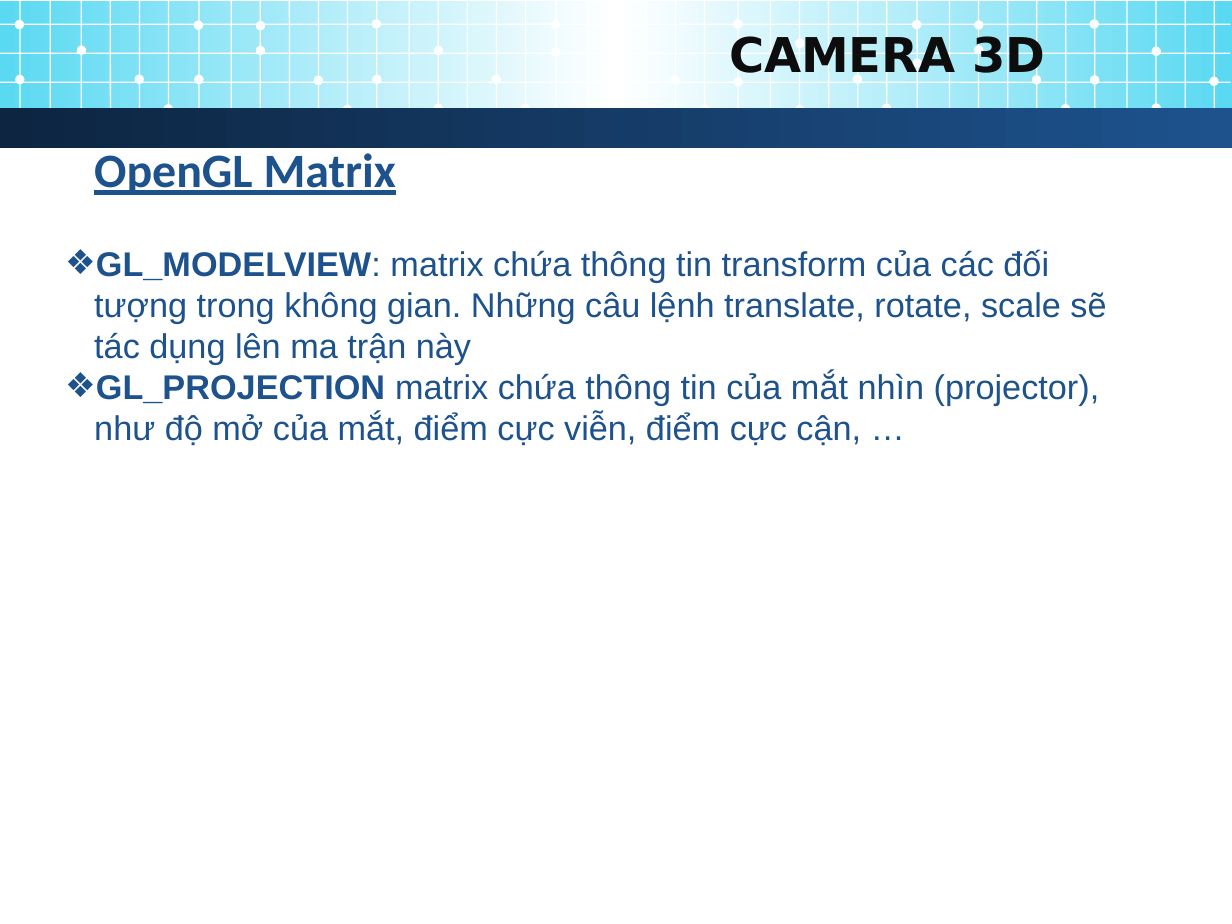
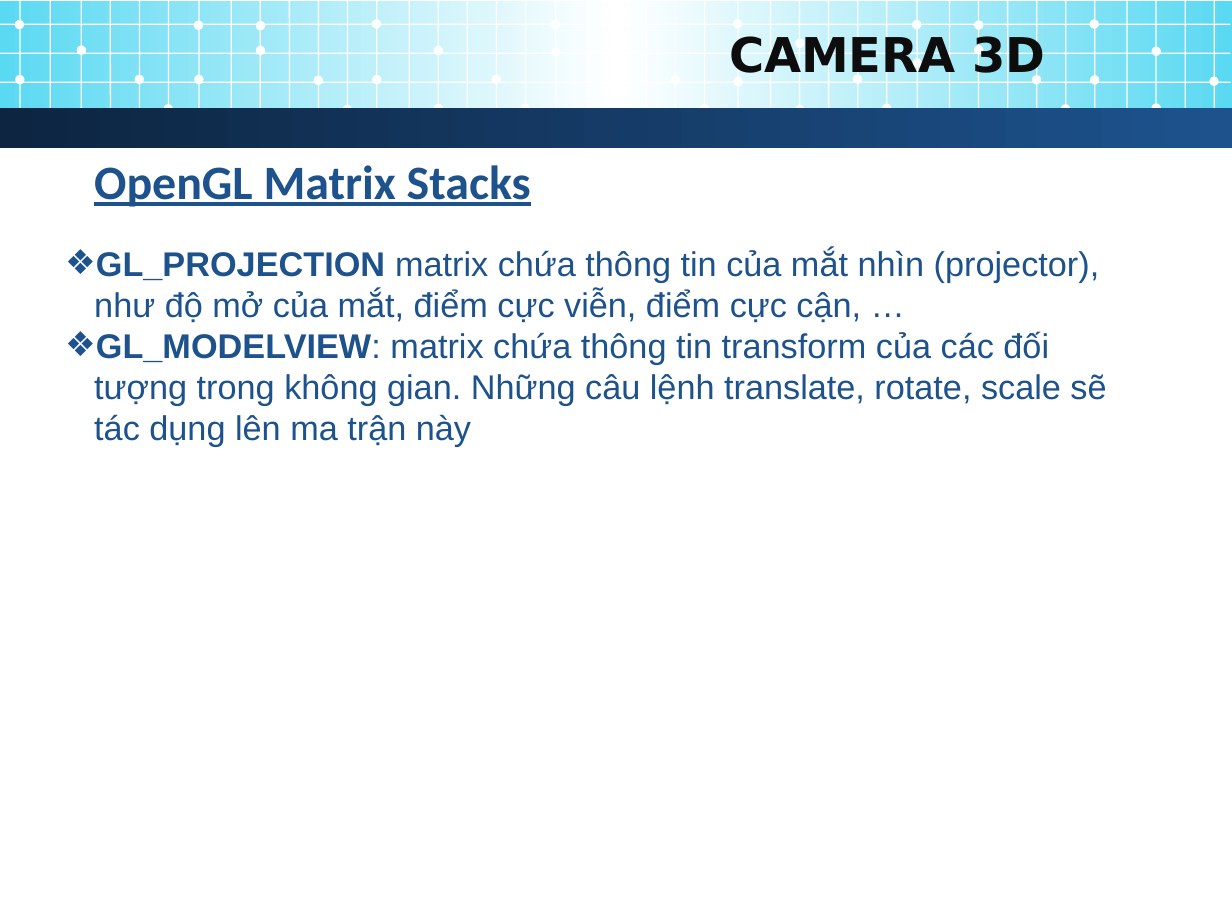
Before and after one commit to jundat/jogl-tank3d, a slide deck: slide 7 of Slide/3D Programming.pptx. Drawn at 1232x924 pixels with LibreOffice and Linux fonts; fonts in the diff are those of the drawing; background and template pictures are left out. Boxes give left, top, right and bottom in pixels: in the first picture for what was removed or moved away, otherwise in the second. Text is boxed around its words. In the diff, an @@ line names an element or a change of style, - is before the commit and + after.

```diff
--- a/Slide/3D Programming.pptx
+++ b/Slide/3D Programming.pptx
@@ text at (94,165,531,207): text changed @@
-OpenGL Matrix
+OpenGL Matrix Stacks
@@ text at (94,248,1100,323): paragraph added @@
+  ❖ GL_PROJECTION matrix chứa thông tin của mắt nhìn (projector), như độ mở của mắt, điểm cực viễn, điểm cực cận, …
@@ text at (94,372,1100,446): paragraph removed @@
-  ❖ GL_PROJECTION matrix chứa thông tin của mắt nhìn (projector), như độ mở của mắt, điểm cực viễn, điểm cực cận, …
```
Also in this commit, not shown: 6 other slides changed, 3 slides added, 1 other file.
